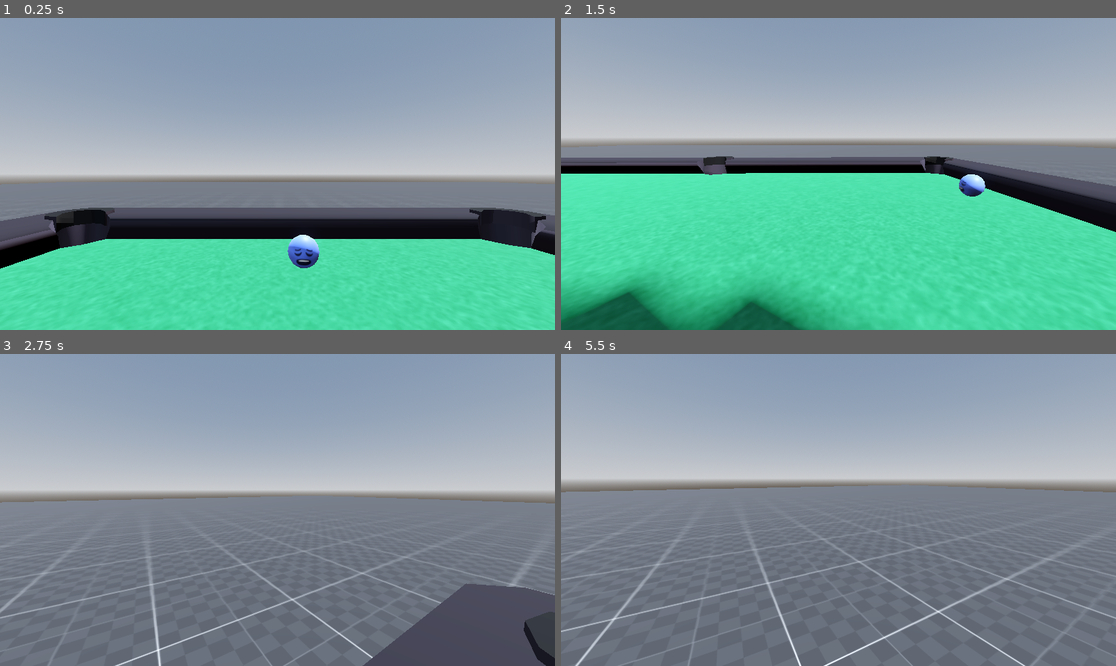
Above: before the commit, frames 1-4 (two rows, left to right).
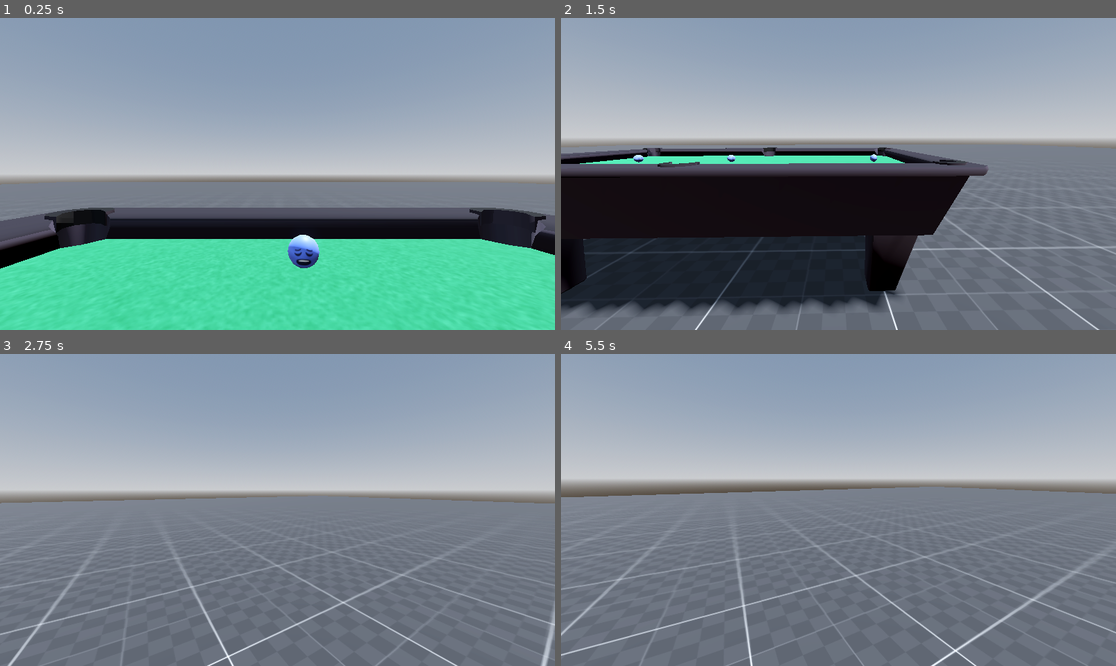
Above: after the commit, the same moments.

Repository: maximosdrr/9-die
Game: Godot game, scene res://Main.tscn
Same seed, same stepped clock (60 frames per second), same inputs: the game is played once before the commit and once after it.
Inputs (mouse positions are in pixels of both pictures, inside the frame that each line leads up to):
- Up to frame 1 (0.25 s): no input
- Up to frame 2 (1.5 s): move the mouse to (960, 158) at 0.52 s; hold D (move_right) 0.53-1.28 s; click (960, 158) at 0.6 s; move the mouse to (810, 174) at 1.27 s; hold W (move_forward) from 1.28 s (still down); click (810, 174) at 1.35 s
- Up to frame 3 (2.75 s): keep holding W (move_forward); move the mouse to (288, 503) at 2.02 s; click (288, 503) at 2.1 s
- Up to frame 4 (5.5 s): keep holding W (move_forward); move the mouse to (832, 516) at 2.77 s; click (832, 516) at 2.85 s; move the mouse to (877, 513) at 3.52 s; click (877, 513) at 3.6 s; move the mouse to (794, 506) at 4.27 s; click (794, 506) at 4.35 s; move the mouse to (844, 510) at 5.02 s; click (844, 510) at 5.1 s

The runs differ from the first frame. In frame 2, 55% of the frame differs, in the area x 0-100%, y 40-100%; in frame 3, 9.4%; in frame 4, 4.6%.

Commit message:
fix: game physics

Diff:
--- a/Features/Balls/Ball.gd
+++ b/Features/Balls/Ball.gd
@@ -25,9 +25,10 @@
 	linear_damp = data.linear_damp
 	angular_damp = data.angular_damp
 
-	#Should be false. If you turn it into true, frontal collisions will start seem heavy
+	#Should be false. If you turn it true, frontal collisions will start seem heavy
 	continuous_cd = false
-	can_sleep = data.can_sleep
+	#Should be true. If you turn it  false ball will start doing micromovements instead of stop when his energy is ending
+	can_sleep = true
 
 	physics_material_override.bounce = data.bounce
 	physics_material_override.friction = data.friction
--- a/Features/Balls/BallResource.gd
+++ b/Features/Balls/BallResource.gd
@@ -3,14 +3,18 @@
 @export var name: String
 @export var mass := 0.17
 @export var gravity_scale := 1.0
-@export var linear_damp := 0.3
-@export var angular_damp := 0.3
-@export var can_sleep := true
-@export var friction := 0.4
+#linear_damp is a continuous drag force applied every physics step to the body’s linear velocity.
+#You can think of it as: air resistance + rolling resistance applied everywhere, all the time
+#it reduces speed gradually
+@export var linear_damp := 0.4
+
+#angular_damp is the rotational equivalent of linear_damp.
+#You can think of it as: how fast spin dies out
+#It reduces angular velocity every physics frame.
+@export var angular_damp := 0.4
+
+@export var friction := 0.08
 @export var bounce := 0.85
 
-@export var roll_drag: float = 0.6
-@export var stop_speed: float = 0.2
-@export var max_speed: float = 10.0
 
 @export var model: PackedScene
--- a/Features/Balls/Resources/PrototypeBall.tres
+++ b/Features/Balls/Resources/PrototypeBall.tres
@@ -6,7 +6,6 @@
 [resource]
 script = ExtResource("2_cumvy")
 name = "PrototypeBall"
-angular_damp = 0.6
 bounce = 0.93
 model = ExtResource("1_cumvy")
 metadata/_custom_type_script = "uid://b18ax0wydcqg1"
--- a/Features/Spec/Spec.gd
+++ b/Features/Spec/Spec.gd
@@ -3,7 +3,7 @@
 
 const JUMP_VELOCITY = 4.5
 var gravity = 12
-var speed = 1
+var speed = 3
 
 @export var camera: Camera3D
 @export var camera_pivot: CameraPivot
--- a/Features/Tables/Resources/GreenTable.tres
+++ b/Features/Tables/Resources/GreenTable.tres
@@ -6,4 +6,5 @@
 [resource]
 script = ExtResource("1_tmv0l")
 model = ExtResource("1_x4eab")
+friction = 0.55
 metadata/_custom_type_script = "uid://b4pdlk83oj37w"
